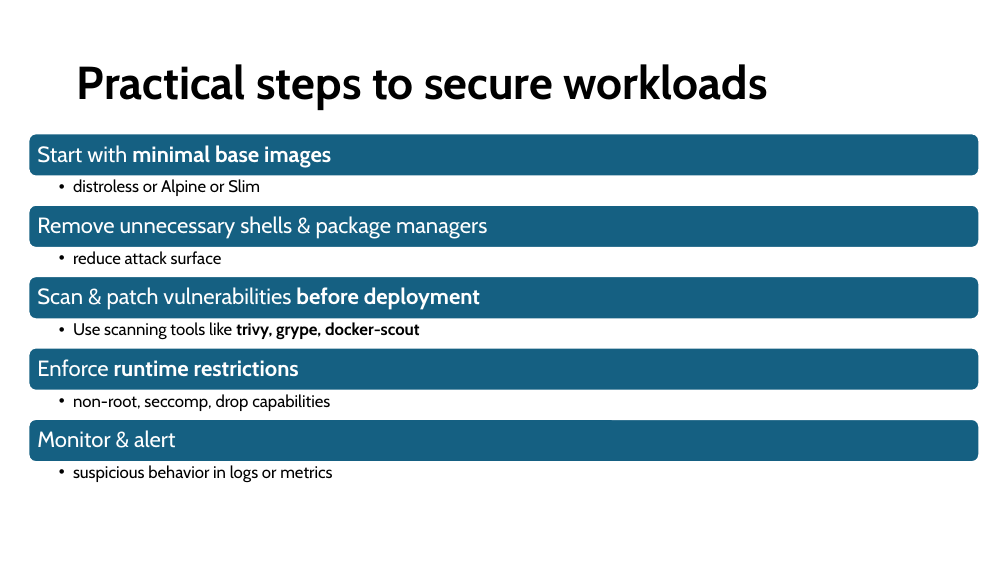
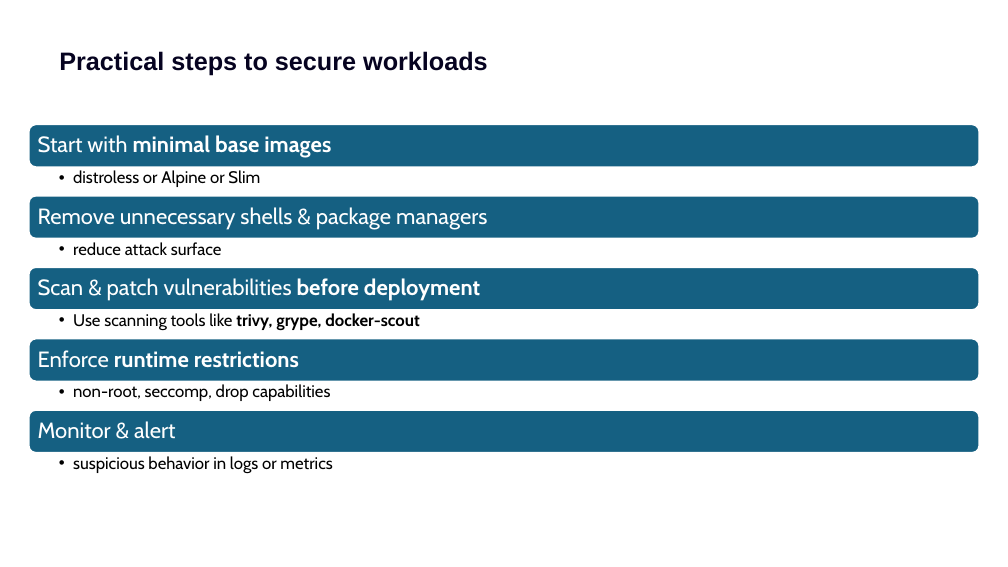
Before and after one commit to bharatnanda/from-fat-to-fearless-distroless-way, a slide deck: slide 19 of From Fat to Fearless.pptx. Drawn at 1008x567 pixels with LibreOffice and Linux fonts; fonts in the diff are those of the drawing. Boxes give left, top, right and bottom in pixels: in the first picture for what was removed or moved away, otherwise in the second. Text is boxed around its words. In the diff, an @@ line names an element or a change of style, - is before the commit and + after.

```diff
--- a/From Fat to Fearless.pptx
+++ b/From Fat to Fearless.pptx
@@ title "Practical steps to secure workloads": place and size @@
-title "Practical steps to secure workloads" at [77,64,767,110]
+title "Practical steps to secure workloads" at [59,51,488,76]
@@ title "Practical steps to secure workloads" at [59,51,488,76]: size 44 to 24 pt, font Cabin to Arial, text colour #000000 to #060320; line spacing 0.9 to 1; vertical alignment middle to top @@
@@ 10 texts, 5 rounded rectangles: place and size @@
-10 texts, 5 rounded rectangles at [29,134,979,482]
+10 texts, 5 rounded rectangles at [29,125,979,473]
```
Also in this commit, not shown: 16 other slides changed, 3 slides added, 4 slides removed.
